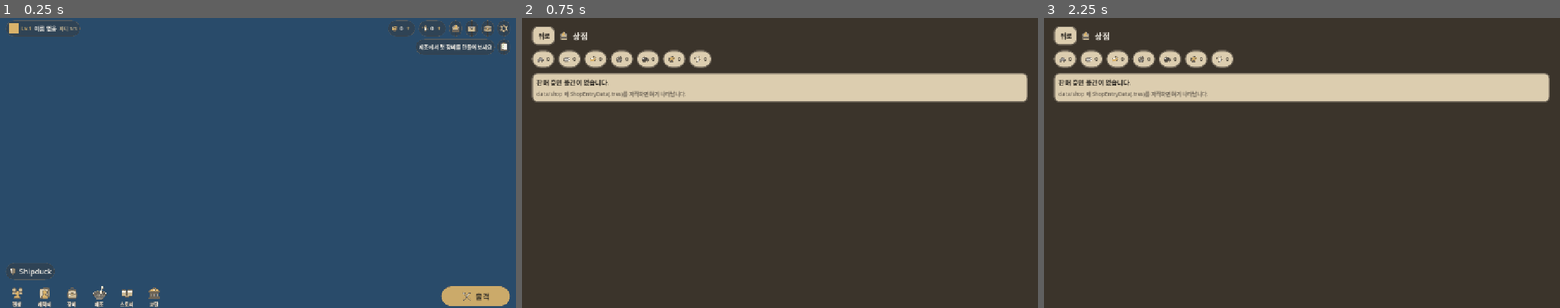
Above: before the commit, frames 1-3 (left to right).
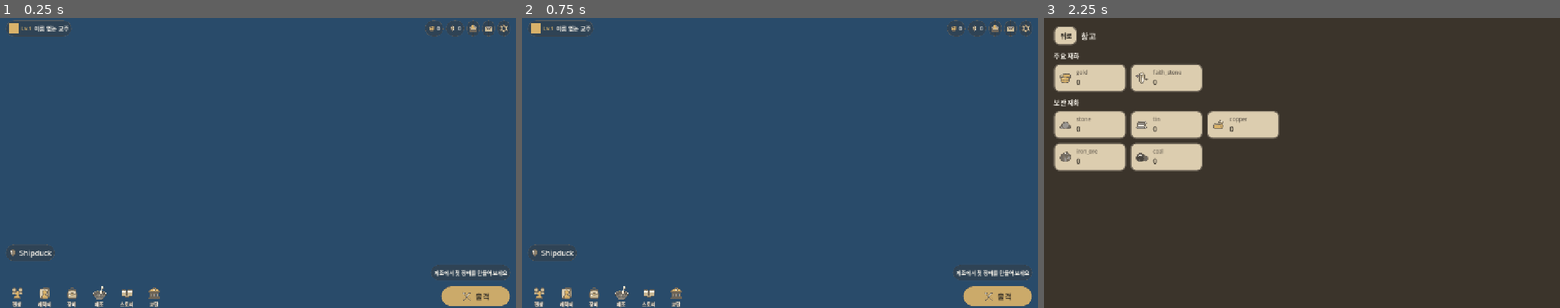
Above: after the commit, the same moments.

Repository: KADSA-OFFICIAL/Group-2
Game: Godot game, scene res://main.tscn
The game is run twice, just before and just after one commit, with the same random seed, the same clock (stepped at 60 frames per second) and the same inputs. The engine's default icon, where the game draws it, is replaced by a stand-in: a white triangle on a blue panel in a dark square.
Inputs (mouse positions are in pixels of both pictures, inside the frame that each line leads up to):
- Up to frame 1 (0.25 s): no input
- Up to frame 2 (0.75 s): click (929, 29) at 0.5 s, where only the run before the commit has a clickable "+"
- Up to frame 3 (2.25 s): click (1064, 35) at 1.25 s, where only the run before the commit has a clickable "뒤로"; click (1482, 29) at 2 s, where only the run before the commit has a clickable "+"

The runs differ from the first frame. In frame 1, 1.2% of the frame differs, in the area x 1-99%, y 0-91%; in frame 2, 100%, in the area x 0-100%, y 0-100%; in frame 3, 18%.

Commit message:
refactor(ui): 메인화면 정리 — 상단 한 줄, 길라잡이를 출격 위로
요즘 서브컬쳐 메인화면의 공통 규칙을 기준으로 다시 짰다:
상단은 한 줄, 가운데는 비우고, 하단에 메뉴와 CTA. 떠 있는 요소를 만들지 않는다.

## 무엇이 난잡했나

우상단에 재화 칩 2 + 상점 + 우편 + 창고 + 설정 = 6개가 몰려 있었고,
그 아래 길라잡이+퀘스트가 **둘째 줄로 공중에 떠** 있었다.
어디에도 붙지 않은 그 줄이 가장 난잡했다.
재화 칩마다 + 가 붙어 잔글자도 늘었다.

## 어떻게 줄였나

상단 요소 8 -> 5, 줄 수 2 -> 1.

  창고 버튼 제거   -> 재화 칩 자체를 누르면 창고로 간다(재화를 보러 가는 곳이다)
  상점 버튼 유지   -> 대신 칩마다 붙던 + 를 없앴다. 재화 묶음 끝의 상점 하나로 충분하다
  퀘스트 버튼 제거 -> 길라잡이가 곧 "지금 할 일"이다. 입구가 둘일 이유가 없다
  길라잡이 이동    -> 출격 버튼 **바로 위**로. 출격 직전에 보는 정보라 자리가 맞고,
                      공중에 떠 있던 둘째 줄이 사라진다
  프로필에서 "파티 3/3" 제거 -> 편성 화면이 이미 보여준다.
                      상단 칩에 정보가 셋이 되면 무엇이 중요한지 흐려진다

교주 이름이 비었을 때의 문구도 OrderSystem 이 정하게 맞췄다
(전에는 메인화면이 "이름 없음", 교단 화면이 "이름 없는 교주"로 갈렸다).

## 그 과정에서 깨진 것을 고쳤다

재화 칩을 Button 하나로 만들었더니 아이콘과 숫자가 겹쳤다.
Button 은 컨테이너가 아니라 자식 크기를 잡아 주지 않는다.
패널로 크기를 잡고 그 위에 투명 버튼을 덮는 방식으로 바꿨다
(로스터 카드·하단 탭이 이미 쓰던 방식이다).

## 검증 (헤드리스 실제 실행 + 화면 캡처)

  재화 칩 -> StorageScreen
  상점    -> ShopScreen
  우편    -> MailScreen (미수령 배지 유지)
  설정    -> SettingsScreen
  길라잡이 -> CraftScreen (판정 단계와 일치)
  캡처로 상단 한 줄·중앙 비움·하단 정렬 확인
  파싱 exit 0 / 오류·경고 0, 회귀 exit 0 / 오류·경고 0

기능은 하나도 줄지 않았다. 갈 수 있는 곳은 그대로이고 입구만 정리했다.

Co-Authored-By: Claude Opus 5 <noreply@anthropic.com>

Diff:
--- a/screens/main/main_screen.gd
+++ b/screens/main/main_screen.gd
@@ -222,18 +222,18 @@
 	_nameplate.add_child(tail)
 
 
-# ── 상단: 프로필 · 주요 재화 · 원형 버튼 ──
-# 두 줄이다.
-#   1줄: 프로필 | (빈칸) | 주요 재화 | 창고 | 설정
-#   2줄:              (빈칸) | 길라잡이 문구 | 퀘스트
-# 퀘스트를 재화·창고 바로 아래에 두어 우측 상단을 하나의 묶음으로 읽히게 한다.
+# ── 상단: 한 줄 ──
+#   프로필 | (빈칸) | 주요 재화 + 상점(+) | 우편 | 설정
+#
+# 요즘 서브컬쳐 메인화면의 공통 규칙을 따랐다: **상단은 한 줄이다.**
+# 전에는 여기가 두 줄이었고 우측에 칩·버튼이 6개 몰려 있었다. 줄인 방법:
+#   창고 버튼 제거   -> 재화 칩 자체를 누르면 창고로 간다(재화를 보러 가는 곳이다)
+#   상점 버튼 제거   -> 재화 뒤 + 하나로 합쳤다(칩마다 붙던 +도 없앴다)
+#   퀘스트 버튼 제거 -> 길라잡이가 곧 퀘스트다. 둘을 하나로 합쳐 하단으로 내렸다
+# 결과적으로 상단 요소가 8개에서 5개로 줄고, 공중에 떠 있던 둘째 줄이 사라졌다.
 func _build_top_bar() -> Control:
-	var stack := VBoxContainer.new()
-	stack.add_theme_constant_override("separation", 6)
-
 	var bar := HBoxContainer.new()
-	bar.add_theme_constant_override("separation", 8)
-	stack.add_child(bar)
+	bar.add_theme_constant_override("separation", 6)
 
 	# 프로필은 파티 인원이 바뀌면 다시 채워야 하므로 자리를 잡아 두고 내용만 갈아 끼운다.
 	_profile_holder = HBoxContainer.new()
@@ -246,35 +246,16 @@
 	for currency_type in CurrencySystem.get_primary_currencies():
 		bar.add_child(_make_currency_chip(String(currency_type)))
 
-	# 우측 끝 작은 아이콘 묶음. 재화를 보는 창고와 설정.
-	# 한국 게임 메인화면의 관례대로 "게임을 하는 메뉴"(하단)와
-	# "게임을 둘러싼 기능"(상단 우측)을 갈라 둔다.
+	# 재화를 늘리러 가는 곳 = 상점. 칩마다 붙이지 않고 재화 묶음 끝에 하나만 둔다.
 	bar.add_child(_make_round_button(SHOP_ICON, "상점", SHOP_SCREEN))
+
 	# 우편은 받지 않은 개수를 배지로 알린다. 자리를 잡아 두고 개수만 갈아 끼운다.
 	_mail_holder = HBoxContainer.new()
 	bar.add_child(_mail_holder)
 	_fill_mail_button()
-	bar.add_child(_make_round_button(STORAGE_ICON, "창고", STORAGE_SCREEN))
+
 	bar.add_child(_make_round_button(SETTINGS_ICON, "설정", SETTINGS_SCREEN))
-
-	# 퀘스트 줄: 길라잡이 문구가 퀘스트 아이콘 왼쪽에 붙는다.
-	var quest_row := HBoxContainer.new()
-	quest_row.add_theme_constant_override("separation", 6)
-	stack.add_child(quest_row)
-
-	quest_row.add_child(_expanding_gap())
-
-	_guide_holder = HBoxContainer.new()
-	quest_row.add_child(_guide_holder)
-	_fill_guide()
-
-	# 퀘스트 버튼도 길라잡이와 같은 곳으로 데려간다.
-	# 지금 퀘스트의 내용이 곧 "다음에 할 일" 이므로 두 입구가 갈리면 안 된다.
-	var quest := _make_round_button(QUEST_ICON, "퀘스트 — 다음에 할 일", null)
-	quest.pressed.connect(_on_guide_pressed)
-	quest_row.add_child(quest)
-
-	return stack
+	return bar
 
 
 # 남는 가로 공간을 밀어내는 빈 칸. 클릭을 가로채지 않는다.
@@ -342,16 +323,20 @@
 
 	row.add_child(_text("Lv.%d" % PlayerProfile.level, 14, UITheme.ACCENT))
 
-	var display_name := PlayerProfile.player_name
-	if display_name.is_empty():
-		display_name = "이름 없음"
+	# 이름이 비었을 때의 문구는 OrderSystem 이 정한다(화면마다 다르게 적지 않는다).
+	var display_name := OrderSystem.get_leader_display_name()
 	row.add_child(_text(display_name, 14, UITheme.INK_ON_DARK))
-
-	# 어두운 오버레이 위이므로 흐린 글자에 INK_DIM(어두운 색)을 쓰면 안 읽힌다.
-	row.add_child(_text("파티 %d/%d" % [PartySystem.get_size(), PartySystem.PARTY_SIZE], 12, UITheme.TAN_DEEP))
+	# 파티 인원은 넣지 않는다. 편성 화면이 그 정보를 이미 보여주고,
+	# 상단 칩에 정보가 셋이 되면 무엇이 중요한지 흐려진다.
 	return plate
 
 
+# 재화 칩. 누르면 창고로 간다(모든 재화를 보는 곳이다).
+# 전에는 칩마다 + 버튼이 붙어 잔글자가 늘었다. + 는 재화 묶음 끝에 하나만 둔다.
+#
+# Button 안에 직접 내용을 넣지 않는다. Button 은 컨테이너가 아니라 자식 크기를
+# 잡아 주지 않아 아이콘과 숫자가 겹친다(실제로 그렇게 깨졌다).
+# 패널로 크기를 잡고 그 위에 투명 버튼을 덮는다(로스터 카드·하단 탭과 같은 방식).
 func _make_currency_chip(currency_type: String) -> Control:
 	var chip := PanelContainer.new()
 	chip.add_theme_stylebox_override("panel", UITheme.overlay_text_pill())
@@ -366,23 +351,18 @@
 
 	var label := _text(_comma(CurrencySystem.get_balance(currency_type)), 13, UITheme.INK_ON_DARK)
 	row.add_child(label)
-
-	# 재화를 늘리러 가는 곳 = 상점. 상점 화면이 생겨서 이제 갈 곳이 있다.
-	# (작업 목록 4번이 "상점 화면이 생긴 뒤에 붙인다"고 남겨 둔 항목이다.)
-	var plus := Button.new()
-	plus.text = "+"
-	plus.tooltip_text = "상점"
-	plus.custom_minimum_size = Vector2(18, 18)
-	plus.add_theme_font_size_override("font_size", 13)
-	plus.add_theme_color_override("font_color", UITheme.ACCENT)
-	plus.add_theme_stylebox_override("normal", StyleBoxEmpty.new())
-	plus.add_theme_stylebox_override("hover", StyleBoxEmpty.new())
-	plus.add_theme_stylebox_override("pressed", StyleBoxEmpty.new())
-	plus.add_theme_stylebox_override("focus", StyleBoxEmpty.new())
-	plus.pressed.connect(func(): ScreenManager.push(SHOP_SCREEN))
-	row.add_child(plus)
-
 	_currency_labels[currency_type] = label
+
+	var button := Button.new()
+	button.flat = true
+	button.tooltip_text = "창고"
+	button.set_anchors_preset(Control.PRESET_FULL_RECT)
+	button.add_theme_stylebox_override("normal", StyleBoxEmpty.new())
+	button.add_theme_stylebox_override("hover", StyleBoxEmpty.new())
+	button.add_theme_stylebox_override("pressed", StyleBoxEmpty.new())
+	button.add_theme_stylebox_override("focus", StyleBoxEmpty.new())
+	button.pressed.connect(func(): ScreenManager.push(STORAGE_SCREEN))
+	chip.add_child(button)
 	return chip
 
 
@@ -405,10 +385,30 @@
 # ── 하단: 메뉴 버튼 + 출격 CTA ──
 # 버튼을 하나의 바로 묶지 않는다. 각자 떨어진 아이콘으로 화면 아래에 바짝 붙인다.
 # 감싸는 패널이 없으므로 일러스트가 버튼 사이로 그대로 보인다.
+# ── 하단 ──
+#   윗줄: (빈칸) | 길라잡이 한 줄
+#   아랫줄: 메뉴 탭들 | (빈칸) | 출격 CTA
+#
+# 길라잡이를 출격 **바로 위**에 붙인 이유: 출격 직전에 보는 정보이고,
+# 전처럼 상단에 두면 어디에도 붙지 않은 채 공중에 떠 있어 가장 난잡했다.
+# 퀘스트 아이콘은 따로 두지 않는다. 길라잡이가 곧 "지금 할 일"이라 입구가 둘일 이유가 없다.
 func _build_bottom_bar() -> Control:
+	var column := VBoxContainer.new()
+	column.add_theme_constant_override("separation", 6)
+
+	var guide_row := HBoxContainer.new()
+	guide_row.add_theme_constant_override("separation", 6)
+	column.add_child(guide_row)
+	guide_row.add_child(_expanding_gap())
+
+	_guide_holder = HBoxContainer.new()
+	guide_row.add_child(_guide_holder)
+	_fill_guide()
+
 	var row := HBoxContainer.new()
 	row.add_theme_constant_override("separation", 10)
 	row.alignment = BoxContainer.ALIGNMENT_BEGIN
+	column.add_child(row)
 
 	row.add_child(_make_tab("편성", FORMATION_ICON, FORMATION_SCREEN))
 	row.add_child(_make_tab("캐릭터", CHARACTERS_ICON, CHARACTERS_SCREEN))
@@ -418,13 +418,10 @@
 	row.add_child(_make_tab("교단", ORDER_ICON, ORDER_SCREEN))
 
 	row.add_child(_expanding_gap())
-
 	row.add_child(_build_battle_button())
-	return row
-
-
-# 하단 메뉴 버튼: 아이콘 위 + 라벨 아래. 테두리·배경 패널을 두지 않는다.
-# 아이콘 자체에 이미 굵은 윤곽선이 있어 사각 프레임을 덧대면 답답해진다.
+	return column
+
+
 # 하단 줄에는 **화면이 있는 메뉴만** 둔다.
 # 눌러도 아무 일이 없는 버튼은 화면을 난잡하게만 만든다.
 func _make_tab(label: String, icon_path: String, scene: PackedScene) -> Control:
